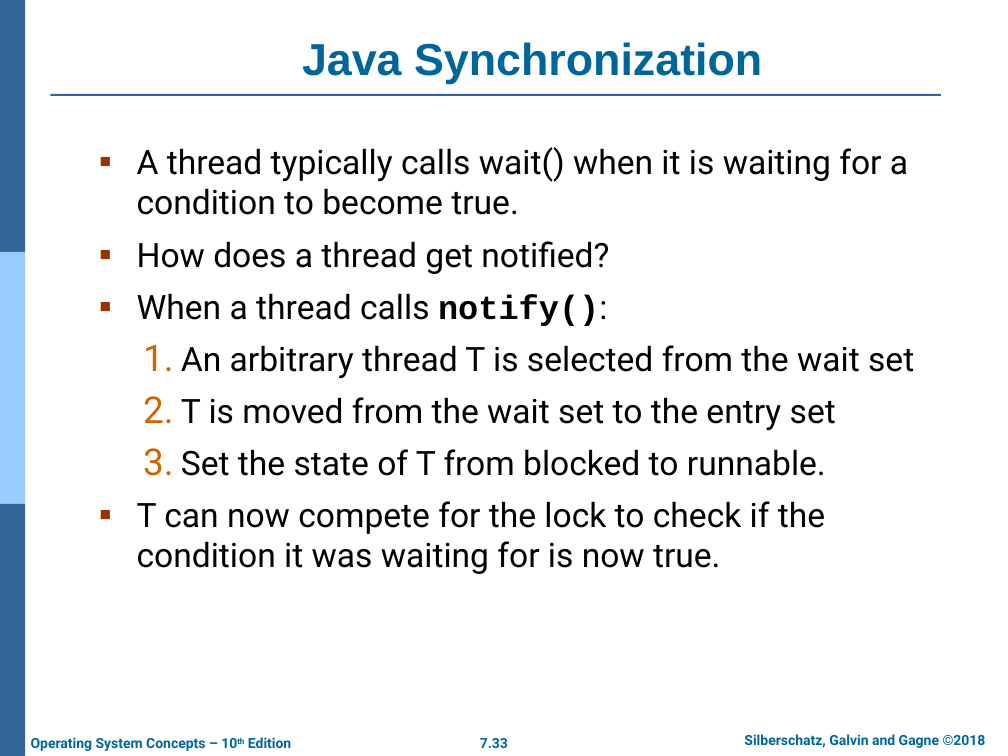
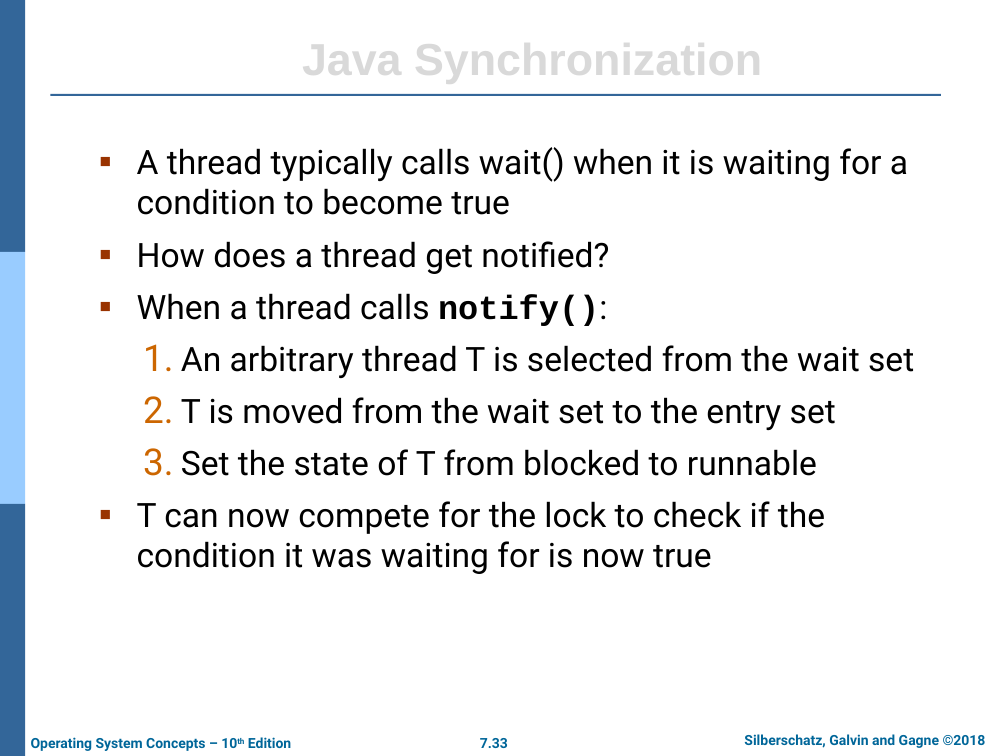
Before and after one commit to chriswjh/chriswjh.github.io, a slide deck: slide 33 of OSu/Chap07.pptx. Drawn at 1008x756 pixels with LibreOffice and Linux fonts; fonts in the diff are those of the drawing; background and template pictures are left out. Boxes give left, top, right and bottom in pixels: in the first picture for what was removed or moved away, otherwise in the second. Text is boxed around its words. In the diff, an @@ line names an element or a change of style, - is before the commit and + after.

```diff
--- a/OSu/Chap07.pptx
+++ b/OSu/Chap07.pptx
@@ title "Java Synchronization" at box(302, 35, 762, 85): text colour #006699 to #D9D9D9 @@
@@ text at box(137, 147, 908, 215): text changed @@
-▪ A thread typically calls wait() when it is waiting for a condition to become true.
+▪ A thread typically calls wait() when it is waiting for a condition to become true
@@ text at box(137, 449, 825, 574): text changed @@
-  3. Set the state of T from blocked to runnable.
-▪ T can now compete for the lock to check if the condition it was waiting for is now true.
+  3. Set the state of T from blocked to runnable
+▪ T can now compete for the lock to check if the condition it was waiting for is now true
```
Also in this commit, not shown: 12 other slides changed, 2 other files.
